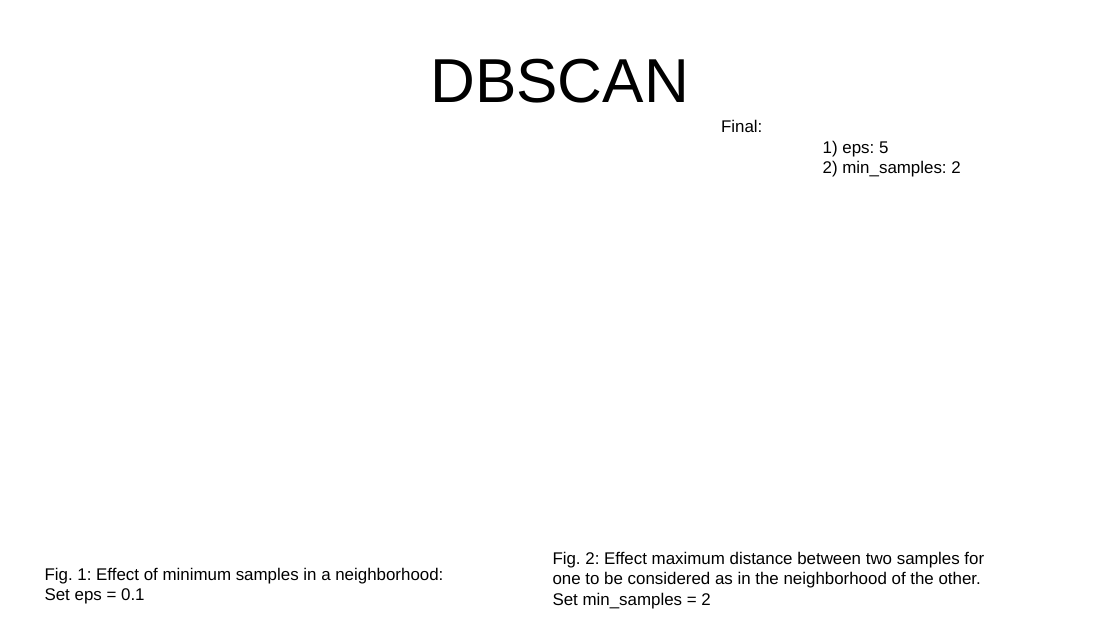
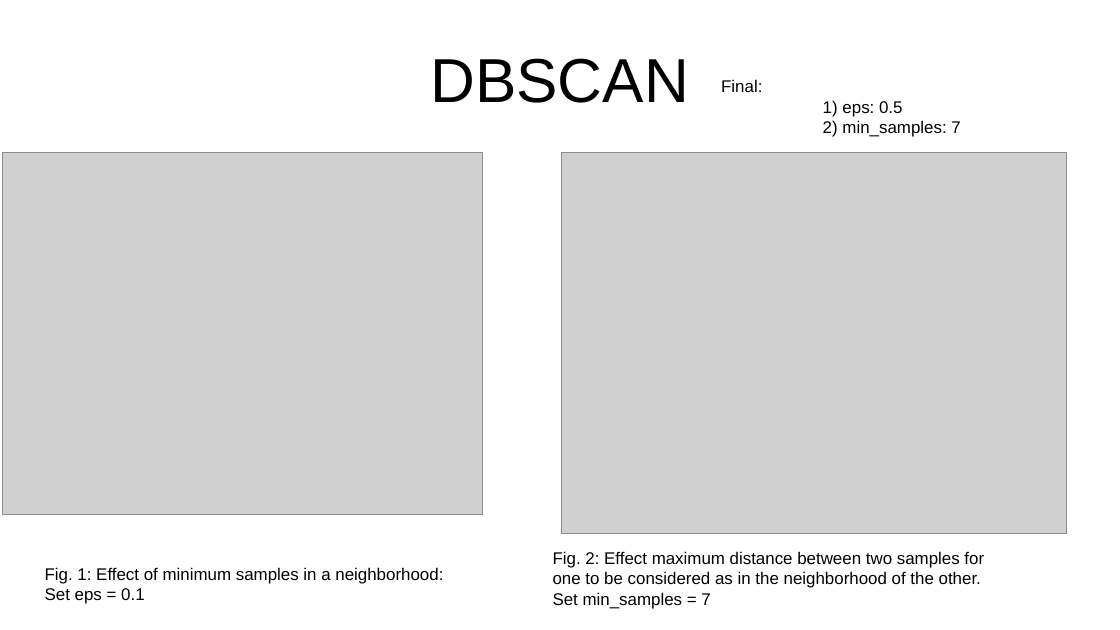
Before and after one commit to anabenitoterreros/TEPaat, a slide deck: slide 14 of reports/results_summary.pptx. Drawn at 1120x630 pixels with LibreOffice and Linux fonts; fonts in the diff are those of the drawing; grey boxes stand for pictures. Boxes give left, top, right and bottom in pixels: in the first picture for what was removed or moved away, otherwise in the second. Text is boxed around its words. In the diff, an @@ line names an element or a change of style, - is before the commit and + after.

```diff
--- a/reports/results_summary.pptx
+++ b/reports/results_summary.pptx
@@ text "Final:": place and size @@
-text "Final:" at [721, 119, 960, 177]
+text "Final:" at [721, 79, 960, 137]
@@ text at [823, 100, 960, 137]: text changed @@
-1) eps: 5
-2) min_samples: 2
+1) eps: 0.5
+2) min_samples: 7
@@ picture added at [2, 152, 483, 515] @@
@@ picture added at [561, 152, 1067, 534] @@
@@ text at [553, 551, 984, 609]: text changed @@
-Fig. 2: Effect maximum distance between two samples for one to be considered as in the neighborhood of the other. Set min_samples = 2
+Fig. 2: Effect maximum distance between two samples for one to be considered as in the neighborhood of the other. Set min_samples = 7
```
Also in this commit, not shown: 4 other slides changed, 10 slides added, 1 slide removed, 14 other files.
